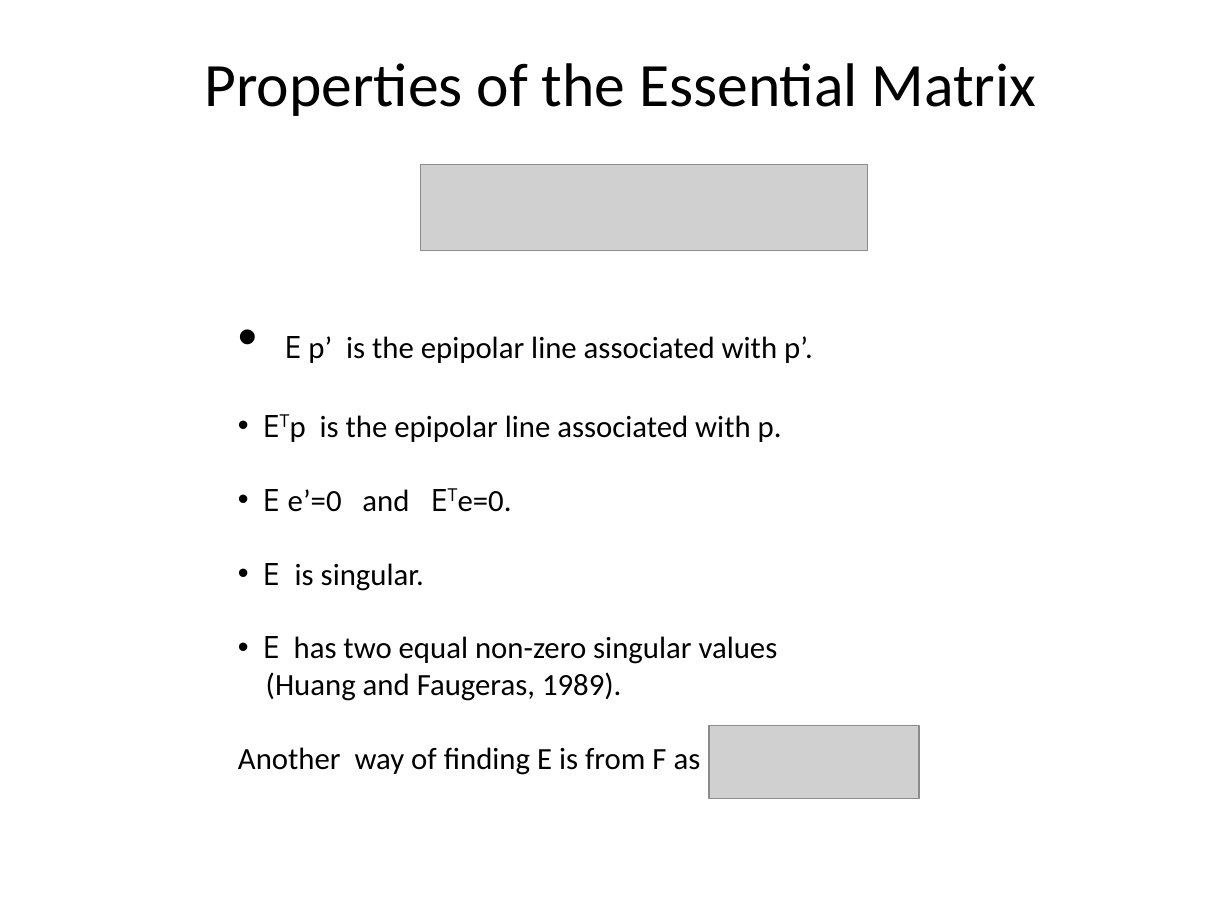
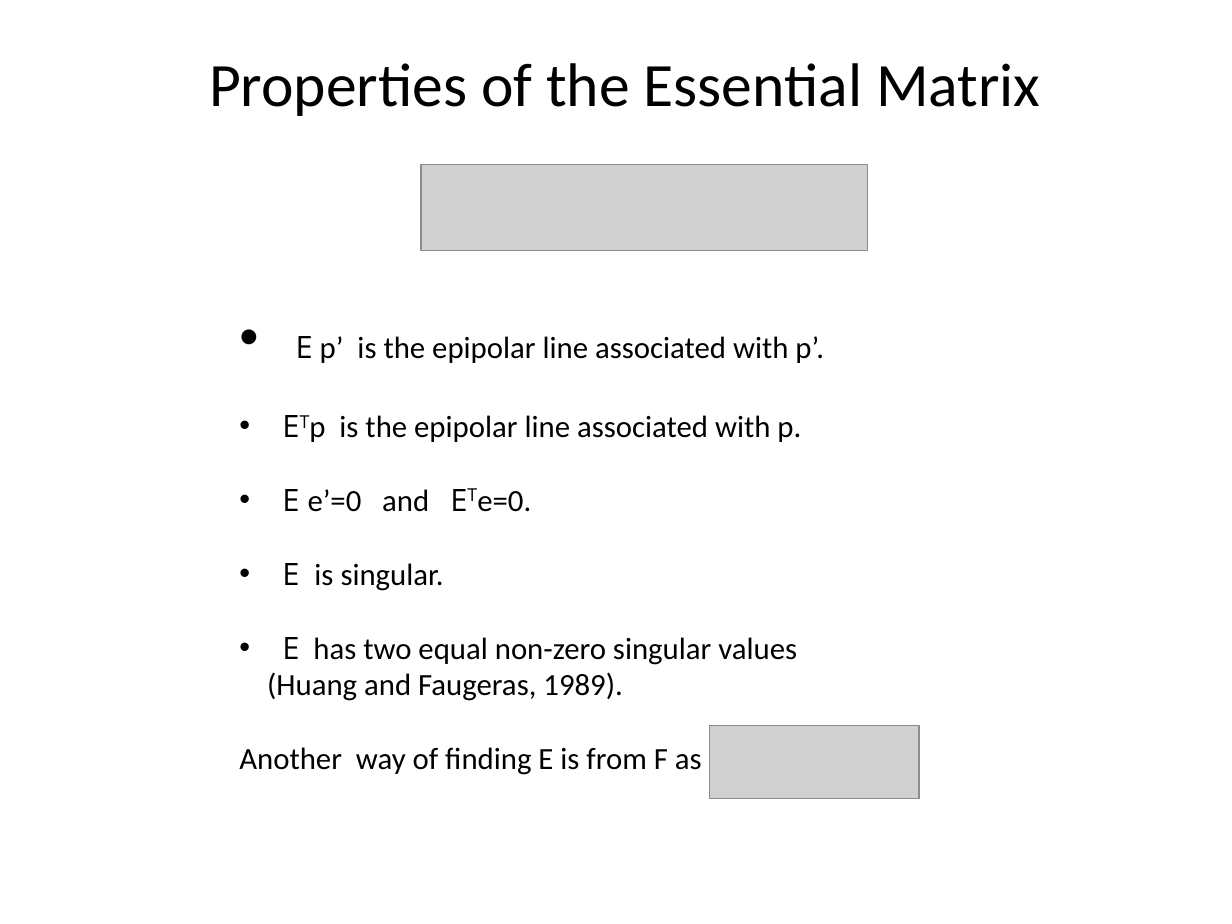
Before and after one commit to Mitanshk01/MR_Endsem, a slide deck: slide 34 of 02_mvg/01_8PointAlgo.pptx. Drawn at 1232x924 pixels with LibreOffice and Linux fonts; fonts in the diff are those of the drawing; grey boxes stand for pictures. Boxes give left, top, right and bottom in pixels: in the first picture for what was removed or moved away, otherwise in the second. Text is boxed around its words. In the diff, an @@ line names an element or a change of style, - is before the commit and + after.

```diff
--- a/02_mvg/01_8PointAlgo.pptx
+++ b/02_mvg/01_8PointAlgo.pptx
@@ text "Properties of the Essential Matrix": place and size @@
-text "Properties of the Essential Matrix" at (205, 63, 1036, 116)
+text "Properties of the Essential Matrix" at (209, 63, 1040, 116)
@@ text at (282, 336, 824, 665): indent changed @@
@@ text "T" rewrapped from (443, 356, 456, 389) to (445, 359, 458, 363) @@
```
Also in this commit, not shown: 13 other slides changed, 3 other files.
